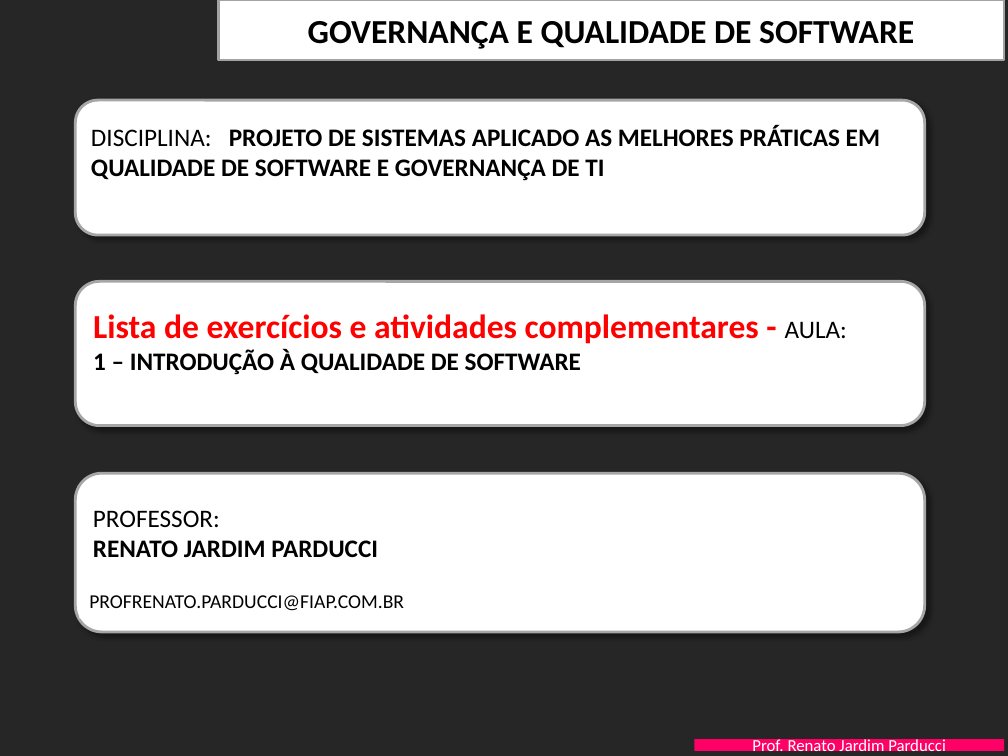
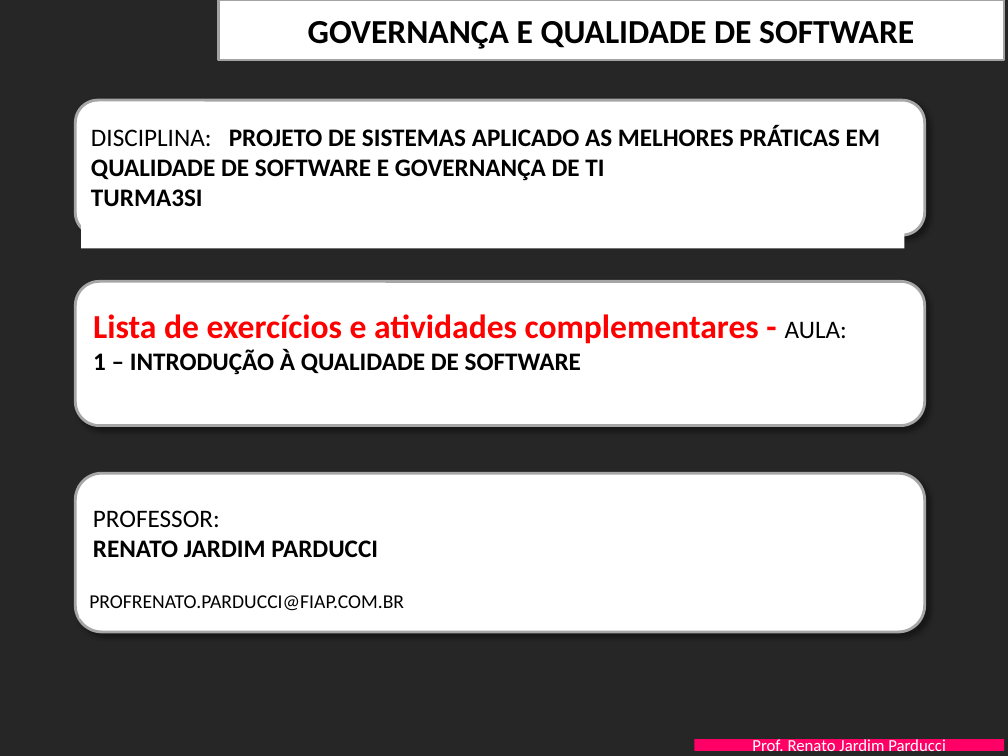
Before and after one commit to GuilhermeCamillo/SI-Estacionamento, a slide deck: slide 1 of Documentacao/FIAP-QualidProjSW-Aula-1-Introducao Qualidade - EXERCICIOS.pptx. Drawn at 1008x756 pixels with LibreOffice and Linux fonts; fonts in the diff are those of the drawing; background and template pictures are left out. Boxes give left, top, right and bottom in pixels: in the first picture for what was removed or moved away, otherwise in the second. Text is boxed around its words. In the diff, an @@ line names an element or a change of style, - is before the commit and + after.

Commit message:
Adicao de texto com dados da turma
Adicao de texto com dados da turma

```diff
--- a/Documentacao/FIAP-QualidProjSW-Aula-1-Introducao Qualidade - EXERCICIOS.pptx
+++ b/Documentacao/FIAP-QualidProjSW-Aula-1-Introducao Qualidade - EXERCICIOS.pptx
@@ rectangle "DISCIPLINA: PROJETO DE SISTEMAS APLICADO ...": place and size @@
-rectangle "DISCIPLINA: PROJETO DE SISTEMAS APLICADO ..." at <box>91,125,880,181</box>
+rectangle "DISCIPLINA: PROJETO DE SISTEMAS APLICADO ..." at <box>81,116,904,248</box>
@@ text in rectangle at <box>91,189,203,207</box>: paragraph added @@
+TURMA3SI
```
